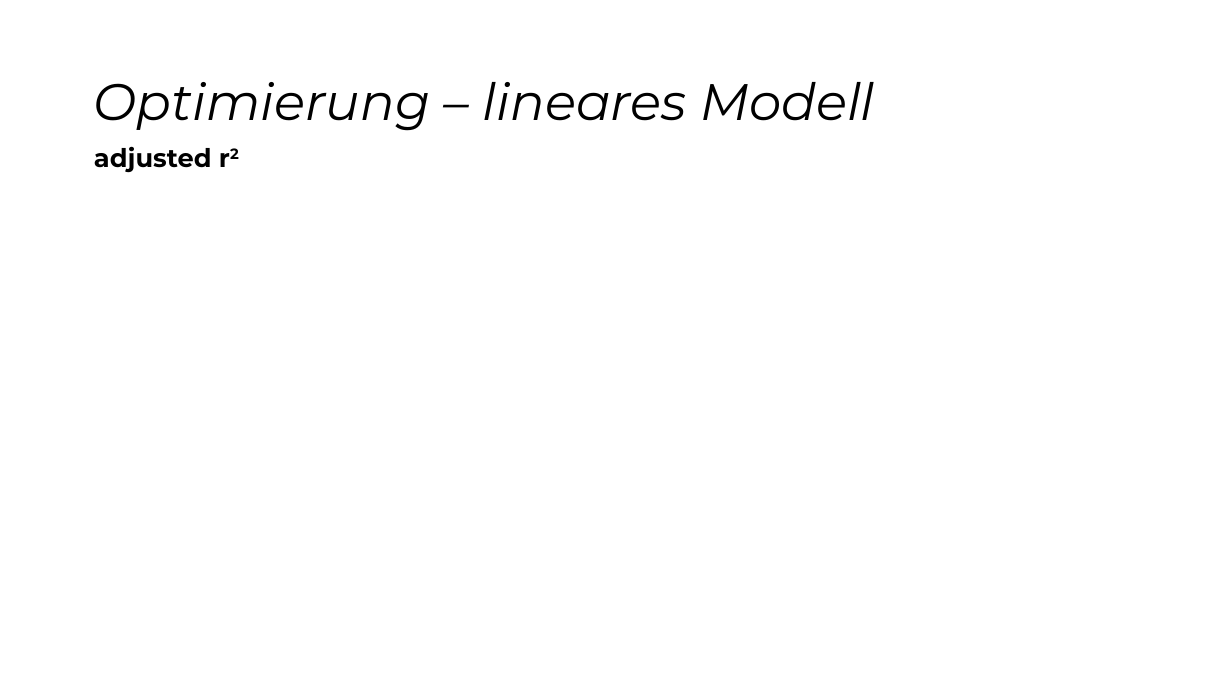
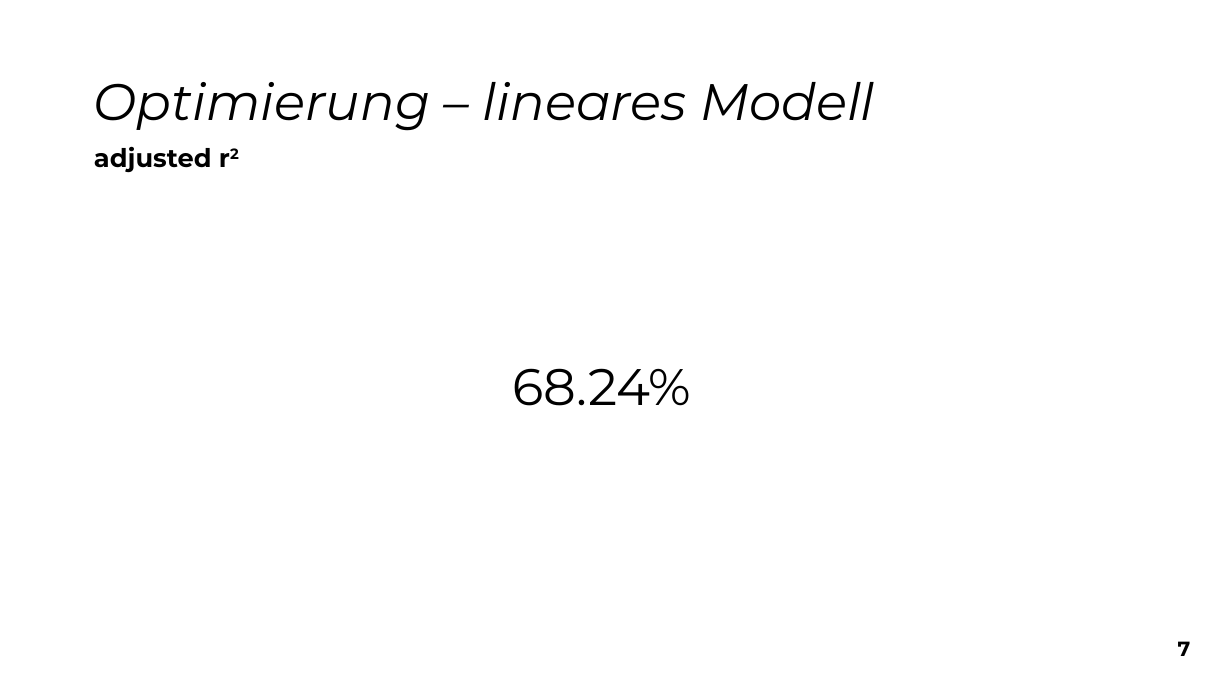
Before and after one commit to snw7/OC1-team-1, a slide deck: slide 8 of praesentation/abschluss-praesentation.pptx. Drawn at 1232x693 pixels with LibreOffice and Linux fonts; fonts in the diff are those of the drawing. Boxes give left, top, right and bottom in pixels: in the first picture for what was removed or moved away, otherwise in the second. Text is boxed around its words. In the diff, an @@ line names an element or a change of style, - is before the commit and + after.

```diff
--- a/praesentation/abschluss-praesentation.pptx
+++ b/praesentation/abschluss-praesentation.pptx
@@ text added at (512,368,691,406), 40 pt, text #000000 @@
+68.24%
@@ text added at (1178,641,1191,656), 16 pt, text #000000, bold @@
+7
```
Also in this commit, not shown: 11 other slides changed, 1 slide added, 1 other file.
